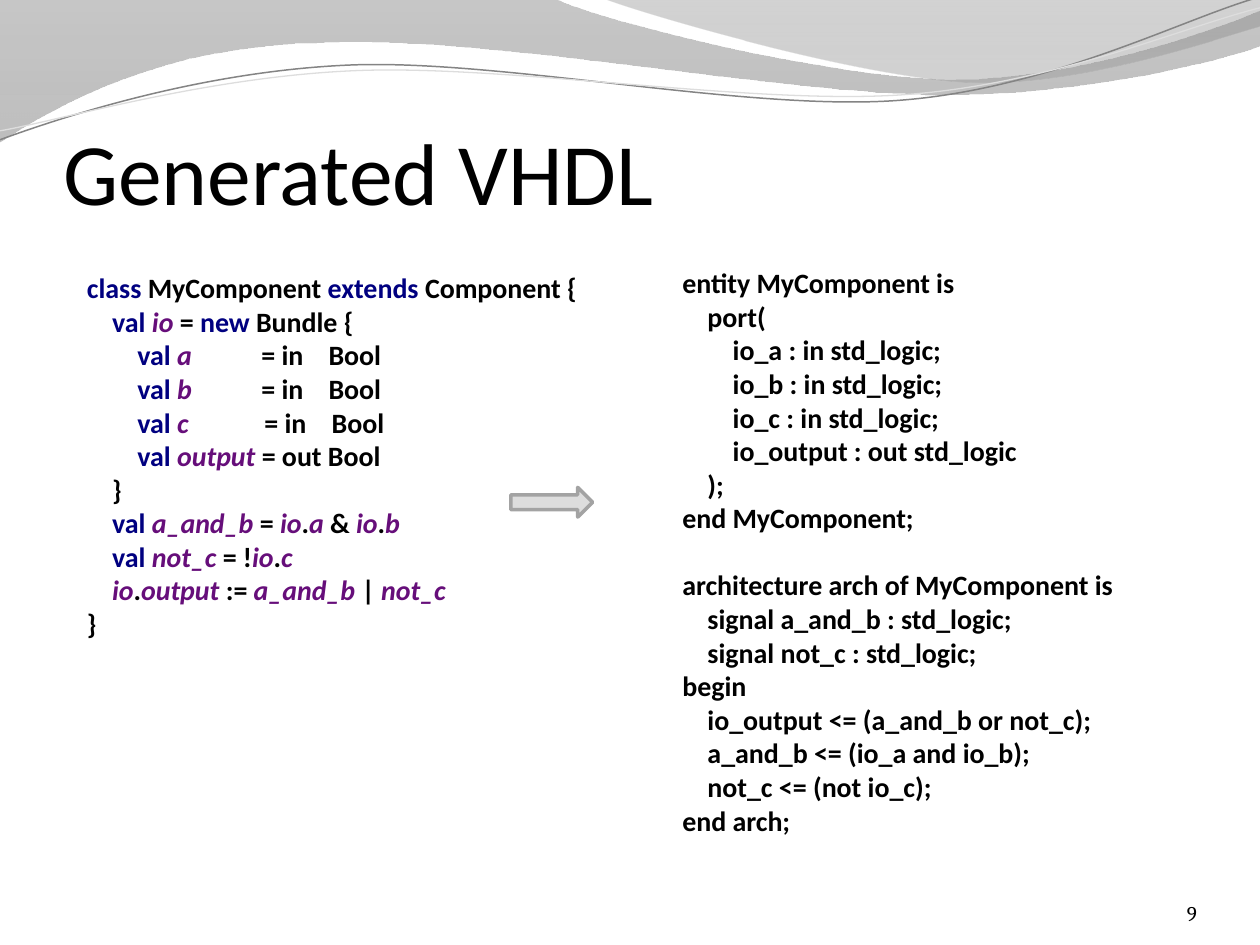
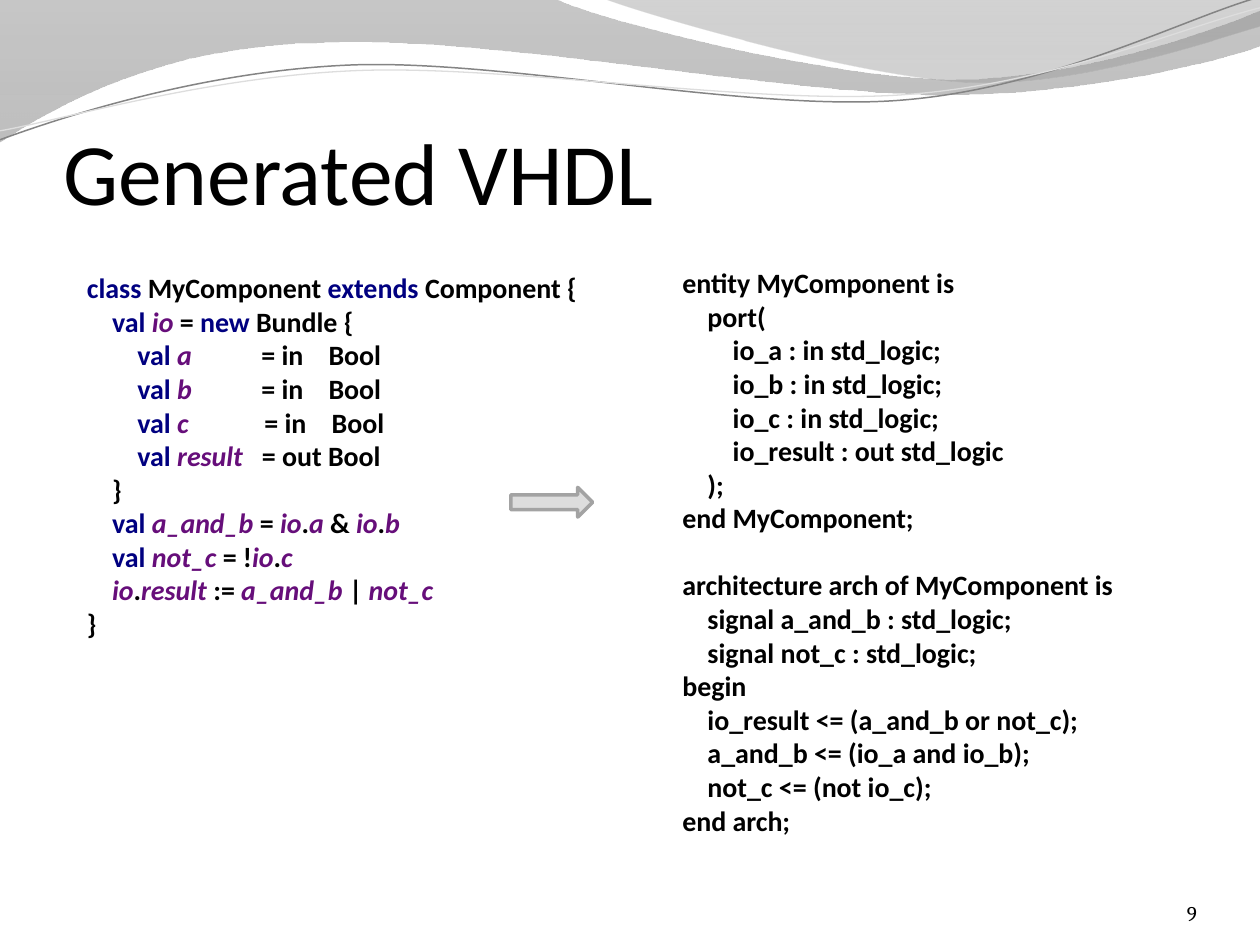
Before and after one commit to SpinalHDL/SpinalDoc, a slide deck: slide 9 of presentation/en/presentation.pptx. Drawn at 1260x945 pixels with LibreOffice and Linux fonts; fonts in the diff are those of the drawing; background and template pictures are left out. Boxes give left, top, right and bottom in pixels: in the first picture for what was removed or moved away, otherwise in the second. Text is boxed around its words. In the diff, an @@ line names an element or a change of style, - is before the commit and + after.

```diff
--- a/presentation/en/presentation.pptx
+++ b/presentation/en/presentation.pptx
@@ text at [87,278,561,604]: text changed @@
-class MyComponent extends Component {
-val io = new Bundle {
-val a = in Bool
-val b = in Bool
-val c = in Bool
-val output = out Bool
-}
-val a_and_b = io.a & io.b
-val not_c = !io.c
-io.output := a_and_b | not_c
-}
+class MyComponent extends Component {
+val io = new Bundle {
+val a = in Bool
+val b = in Bool
+val c = in Bool
+val result = out Bool
+}
+val a_and_b = io.a & io.b
+val not_c = !io.c
+io.result := a_and_b | not_c
+}
@@ text at [682,273,1113,835]: text changed @@
-entity MyComponent is
-port(
-io_a : in std_logic;
-io_b : in std_logic;
-io_c : in std_logic;
-io_output : out std_logic
-);
-end MyComponent;
-architecture arch of MyComponent is
-signal a_and_b : std_logic;
-signal not_c : std_logic;
-begin
-io_output <= (a_and_b or not_c);
-a_and_b <= (io_a and io_b);
-not_c <= (not io_c);
-end arch;
+entity MyComponent is
+port(
+io_a : in std_logic;
+io_b : in std_logic;
+io_c : in std_logic;
+io_result : out std_logic
+);
+end MyComponent;
+architecture arch of MyComponent is
+signal a_and_b : std_logic;
+signal not_c : std_logic;
+begin
+io_result <= (a_and_b or not_c);
+a_and_b <= (io_a and io_b);
+not_c <= (not io_c);
+end arch;
```
Also in this commit, not shown: 12 other slides changed, 1 other file.
